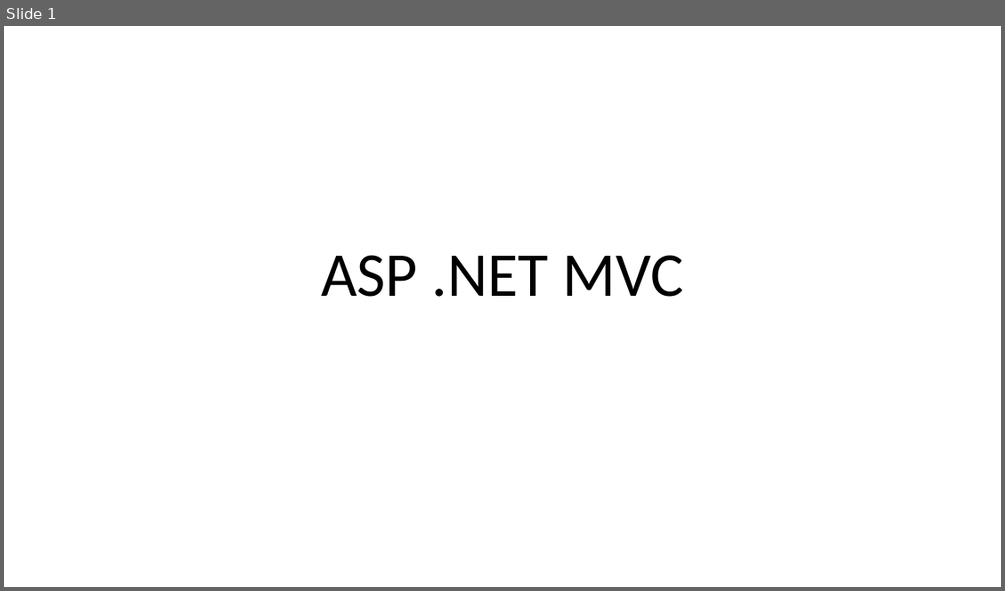
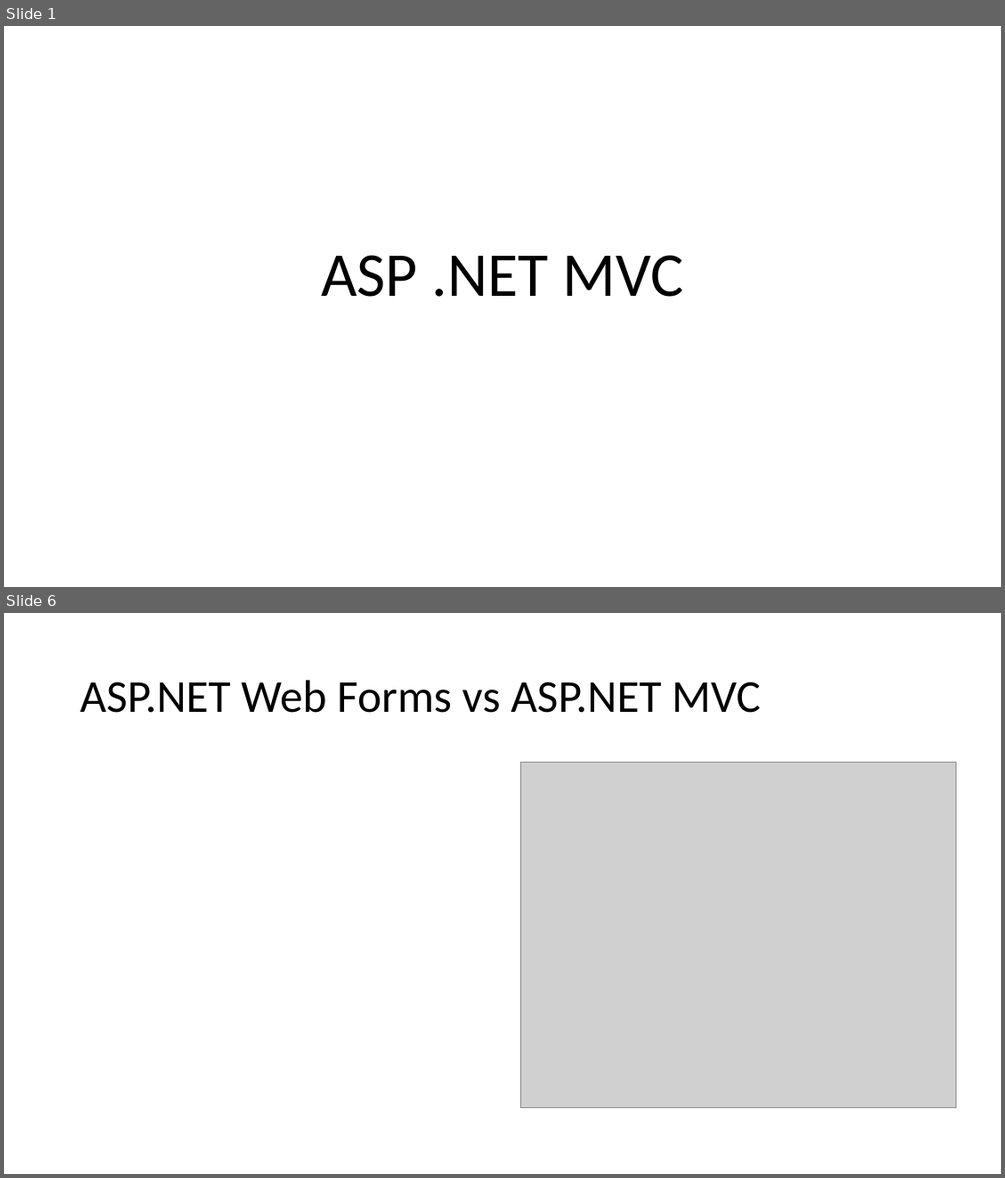
Before and after one commit to leolana/AspnetMvcLab, a slide deck: Presentation/AspNetMvc.pptx. Shown one above the other, each under a label of ours: slide 1 before the commit, slides 1 and 6 after it; the slides between them are not shown. The pictures are 1005x591 and 1005x1178 pixels, drawn with LibreOffice and Linux fonts; fonts in the diff are those of the drawing; grey boxes stand for pictures. Boxes give left, top, right and bottom in pixels: in the first picture for what was removed or moved away, otherwise in the second. Text is boxed around its words. In the diff, an @@ line names an element or a change of style, - is before the commit and + after.

```diff
--- a/Presentation/AspNetMvc.pptx
+++ b/Presentation/AspNetMvc.pptx
@@ slide 6 added at (4, 613, 1001, 1174), background #FFFFFF @@
@@ title added at (80, 680, 760, 713), 44 pt, text #000000 @@
+ASP.NET Web Forms vs ASP.NET MVC
@@ picture added at (521, 763, 956, 1108) @@
```
Also in this commit, not shown: 5 slides changed, 5 other slides added, 3 slides removed, 21 other files.
